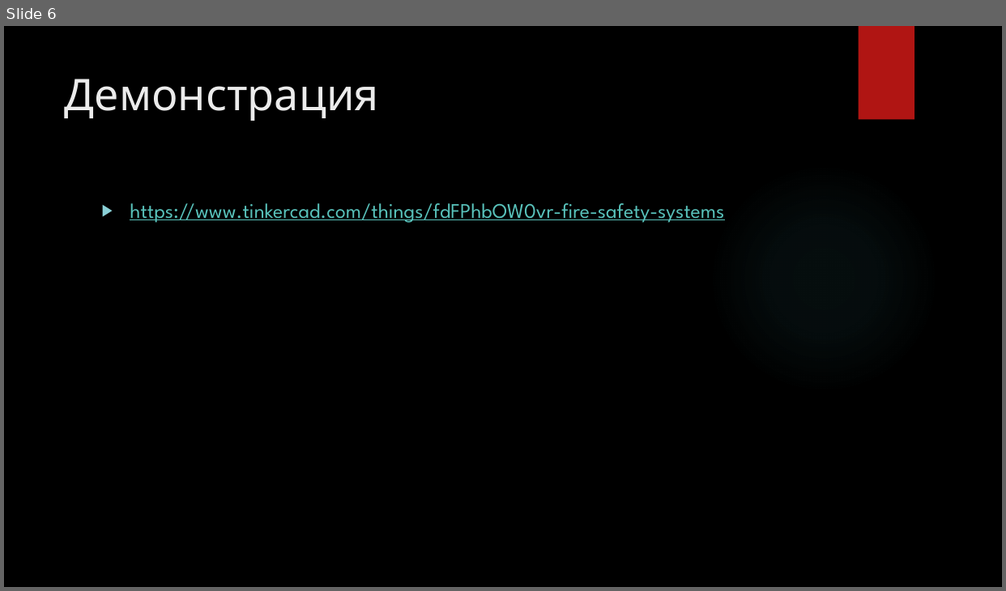
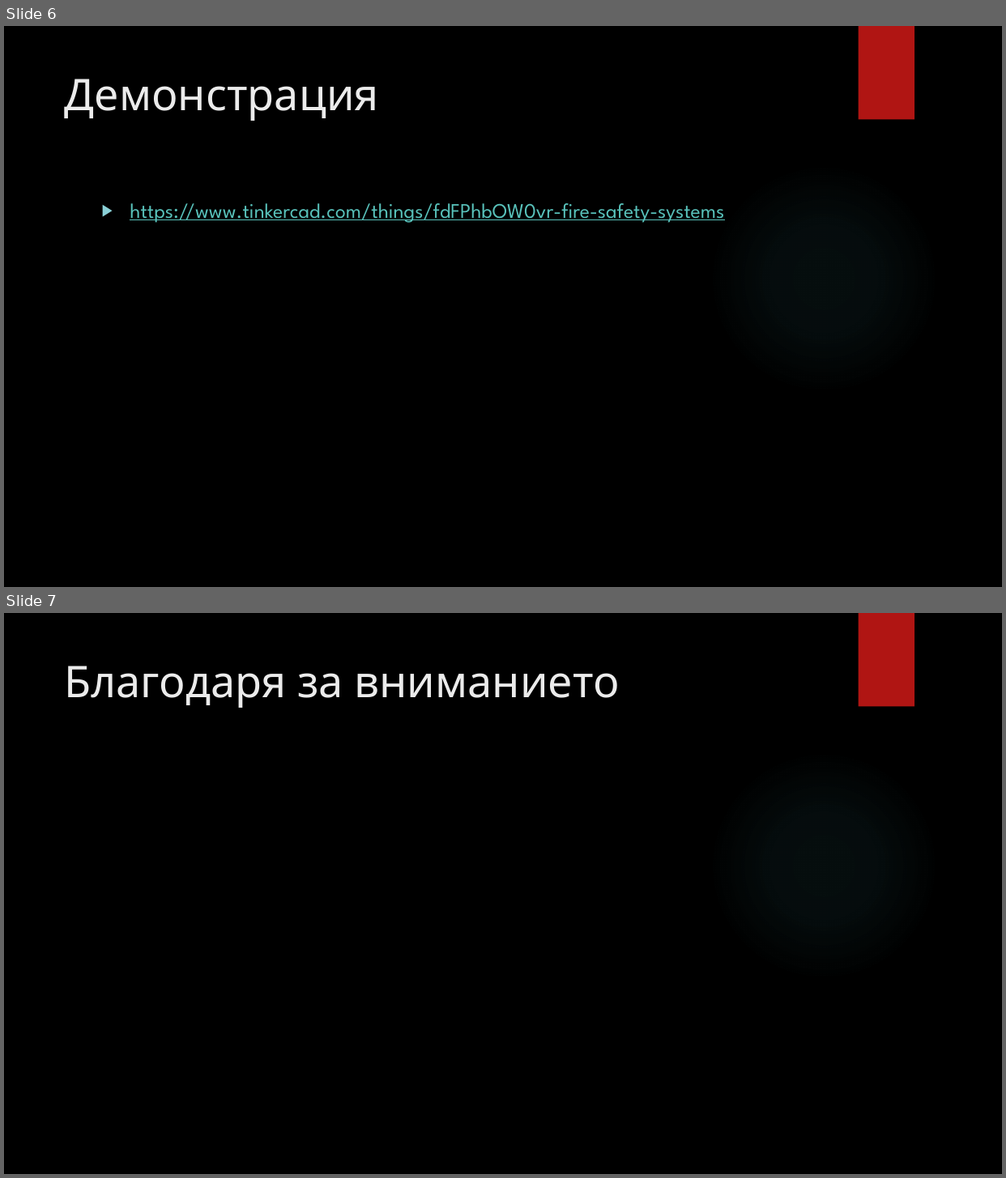
Before and after one commit to dimiturjeliyazkov/Fire-Safety-System, a slide deck: Система за пожарна безопастност.pptx. Shown one above the other, each under a label of ours: slide 6 before the commit, slides 6 and 7 after it. The pictures are 1006x591 and 1006x1178 pixels, drawn with LibreOffice and Linux fonts; fonts in the diff are those of the drawing; background and template pictures are left out. Boxes give left, top, right and bottom in pixels: in the first picture for what was removed or moved away, otherwise in the second. Text is boxed around its words. In the diff, an @@ line names an element or a change of style, - is before the commit and + after.

```diff
--- a/Система за пожарна безопастност.pptx
+++ b/Система за пожарна безопастност.pptx
@@ slide 7 added at [4, 613, 1002, 1174], background picture (left out); not listed: 2 template elements that a slide beside it also shows @@
@@ title added at [65, 666, 620, 708], 42 pt, text #EBEBEB @@
+Благодаря за вниманието
```
